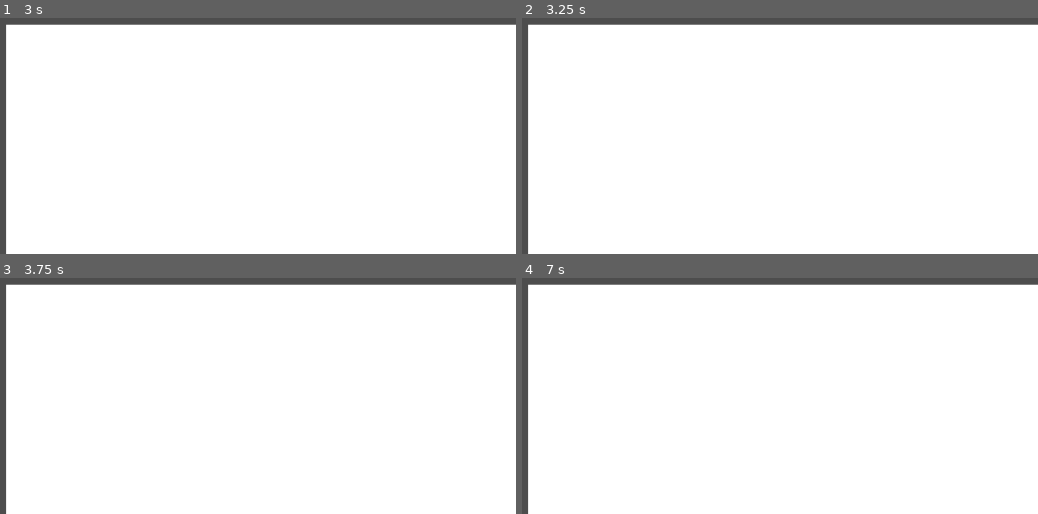
Above: before the commit, frames 1-4 (two rows, left to right).
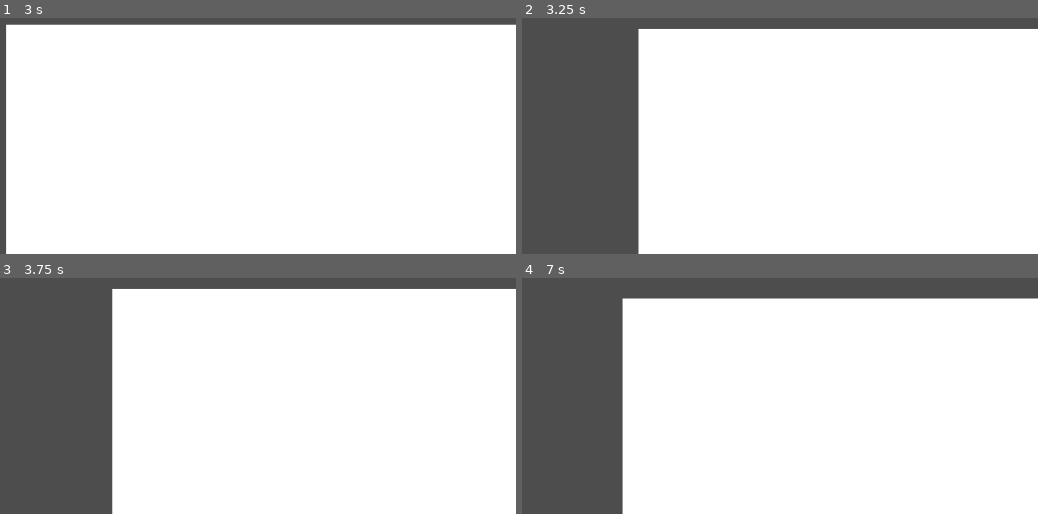
Above: after the commit, the same moments.

Repository: Lueegee1/Skr-t-Kast-Spil
Game: Godot game, scene res://main/root.tscn
The game is run twice, just before and just after one commit, with the same random seed, the same clock (stepped at 60 frames per second) and the same inputs.
Inputs:
- Up to frame 1 (3 s): tap Enter at 0.5, 2.75 s; tap Space at 2 s
- Up to frame 2 (3.25 s): no input
- Up to frame 3 (3.75 s): tap Space at 3.5 s
- Up to frame 4 (7 s): tap Enter at 5 s; tap Space at 5.75 s

Frame 1 is identical in both runs. In frame 2, 23% of the frame differs, in the area x 1-100%, y 2-100%; in frame 3, 22%; in frame 4, 23%.
Error before the commit: Invalid assignment of property or key 'friction' with value of type 'float' on a base object of type 'PhysicsMaterial'. (res://main/BallMechanics.gd:57)

Commit message:
B- B- Ball- lin'- lin' -- B- B- Ball- lin'- lin'
My granny called, she said, "Travvy, you work too hard
I'm worried you forget about me"
(Ball, ball, ball)
I'm fallin' in and out of clouds
Don't worry, I'ma get it, Granny, uh

Diff:
--- a/main/BallMechanics.gd
+++ b/main/BallMechanics.gd
@@ -2,57 +2,57 @@
 # To Do:
 # Look into angular Damp, what it is and if its relevant
 # Look into physicsMaterial Absorbent clause, what it does and if it relevant
+# fix bounce so that x_velocity is kept (currently isnt)
 
 #------------------------------------------ Setup ------------------------------------------
 
 # exported variables
-@export var launch_speed: float = 500.0      # speed that the RigidBody2D is launched with
-@export var launch_angle: float = 45.0       # angle of launch of the RigidBody2D
-@export var stop_threshold := 0.0            # velocity threshold rquired for the RigidBody2D to be considered stopped
-@export var stop_delay := 1.5                # seconds it must stay still to count as stopped
-@export var time_between_launch = 0.5        # the time between launch command being given and the RigidBody2D actually being launched
-@export var air_resistance = 1               # uses the "damp" variable as air resistance
-@export var gravity = 1                      # uses the "gravity_scale" as gravity
-@export var ground_friction = 0.5            # uses PhysicsMaterial's "friction" as friction
-@export var ground_elasticity = 0.5          # uses PhysicsMaterial's "bounce" as the grounds elasticity
+@export var launch_speed: float = 500.0                # speed that the RigidBody2D is launched with
+@export var launch_angle: float = 45.0                 # angle of launch of the RigidBody2D
+@export var stop_threshold := 5.0                      # velocity threshold rquired for the RigidBody2D to be considered stopped
+@export var stop_delay := 1.5                          # seconds it must stay still to count as stopped
+@export var time_between_launch = 0.5                  # the time between launch command being given and the RigidBody2D actually being launched
+@export var air_resistance = 1.0                       # uses the "damp" variable as air resistance
+@export var gravity = 1.0                              # uses the "gravity_scale" as gravity
+@export var ground_friction = 0.0                      # uses PhysicsMaterial's "friction" as friction
+@export var ground_elasticity = 0.5                    # uses PhysicsMaterial's "bounce" as the grounds elasticity
 
 # variables
-var still_time := 0.0                        # var to hold the ellapsed time the RigidBody2D has been stationary
+var still_time := 0.0                                  # var to hold the ellapsed time the RigidBody2D has been stationary
+var BodyMaterial = PhysicsMaterial.new()               # makes a new PhysicsMaterial from where friction and bounce can be edited
 
 # defining object paths
-@onready var StartPos = $"../Marker2D"       # start position of the RigidBody2D
-@onready var Sprite = $Sprite2D              # sprite of the RigidBody2D
-@onready var collision = $CollisionPolygon2D # collision of the RigidBody2D
+@onready var StartPos = $"../Marker2D".global_position # start position of the RigidBody2D
+@onready var Sprite = $Sprite2D                        # sprite of the RigidBody2D
+@onready var collision = $CollisionPolygon2D           # collision of the RigidBody2D
 
 #------------------------------------------ Code ------------------------------------------
 
-func _ready() -> void: # sets up variables, waits a bit then calls the launch function LaunchRigidBody()
+func _ready() -> void:
+	initiate_Launch()
+
+func initiate_Launch(): # sets up variables, waits a bit then calls the launch function LaunchRigidBody()
+	global_position = StartPos
+	linear_velocity = Vector2.ZERO
 	reload_variables()
 	await get_tree().create_timer(time_between_launch).timeout
 	launchRigidBody(launch_angle)
 
-
 func launchRigidBody(angle): # launch RigidBody at input angle
 	var radians = deg_to_rad(angle)
 	linear_velocity = Vector2(cos(radians), -sin(radians)) * launch_speed
-
-func rigidBodyStopped(): # reset position and velocity of the RigidBody2D
-	global_position = StartPos
-	linear_velocity = Vector2.ZERO
-	launchRigidBody(launch_angle)
 
 func _physics_process(delta): # called every frame
 # RigidBody is not moving check
 	if linear_velocity.length() < stop_threshold:
 		still_time += delta
 	else:
-		still_time = 0.0
-
+		still_time = 0
 	if still_time >= stop_delay:
-		rigidBodyStopped()
+		initiate_Launch()
 
 func reload_variables(): # reloads all variables used in physics calculations
 	linear_damp = air_resistance
 	gravity_scale = gravity
-	PhysicsMaterial.friction = ground_friction
-	PhysicsMaterial.bounce = ground_elasticity
+	BodyMaterial.friction = ground_friction
+	BodyMaterial.bounce = ground_elasticity
